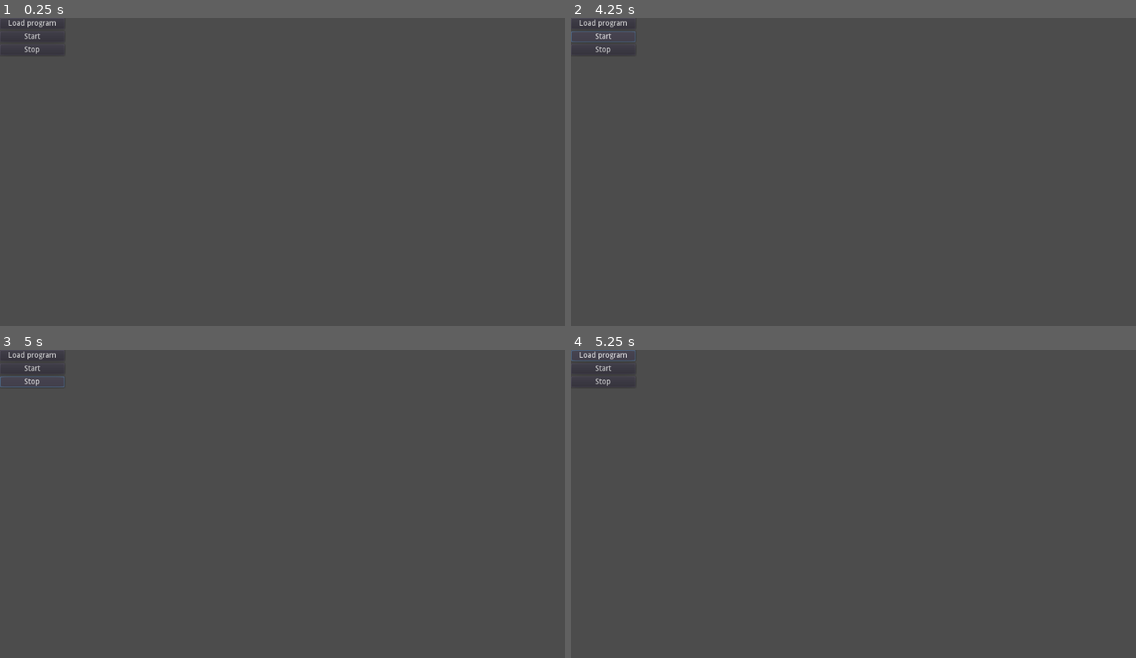
Above: before the commit, frames 1-4 (two rows, left to right).
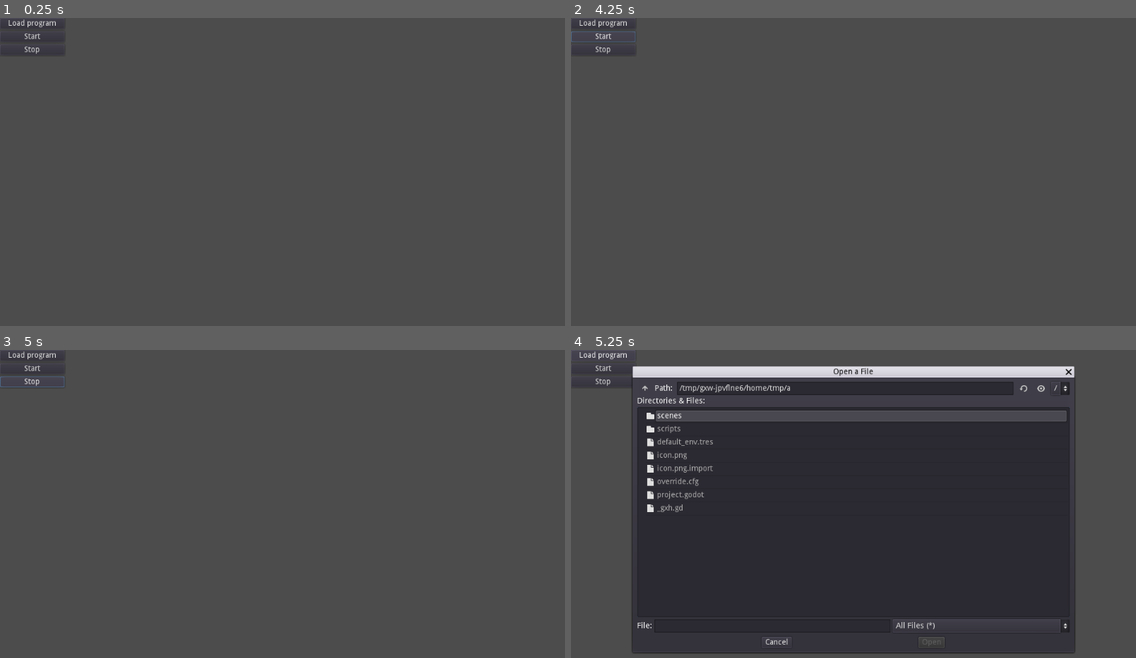
Above: after the commit, the same moments.

Repository: atirut-w/dcpu16-emu
Game: Godot game, scene res://scenes/cputest/cputest.tscn
The game is run twice, just before and just after one commit, with the same random seed, the same clock (stepped at 60 frames per second) and the same inputs.
Inputs:
- Up to frame 1 (0.25 s): no input
- Up to frame 2 (4.25 s): click "Start" at 0.5 s; click "Start" at 1.25 s; click "Stop" at 2 s; click "Stop" at 2.75 s; click "Start" at 3.5 s
- Up to frame 3 (5 s): click "Stop" at 4.25 s
- Up to frame 4 (5.25 s): click "Load program" at 5 s

Frames 1-3 are identical in both runs. In frame 4, 63% of the frame differs, in the area x 0-90%, y 0-99%.
Error before the commit: Parse Error: The class "DCPU16" was found in global scope, but its script couldn't be loaded. (res://scripts/dcpu_component.gd:10)

Commit message:
Actually fix cyclic dependency

Diff:
--- a/scripts/dcpu_component.gd
+++ b/scripts/dcpu_component.gd
@@ -7,8 +7,8 @@
 var version: int
 var manufacturer: int
 
-var _cpu: DCPU16
+var _cpu
 
 
 func _interrupt():
-    pass
+	pass
